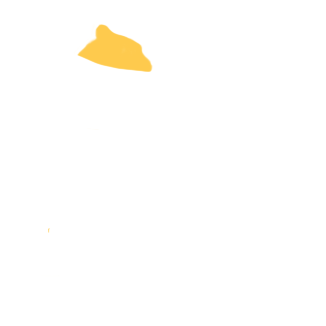
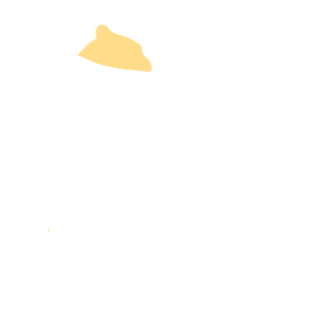
Before/after of a 326 x 326 layered artwork. What changed in the layer stack:
"Color (v1)": opacity 100% → 66% over [48, 24, 153, 233]
